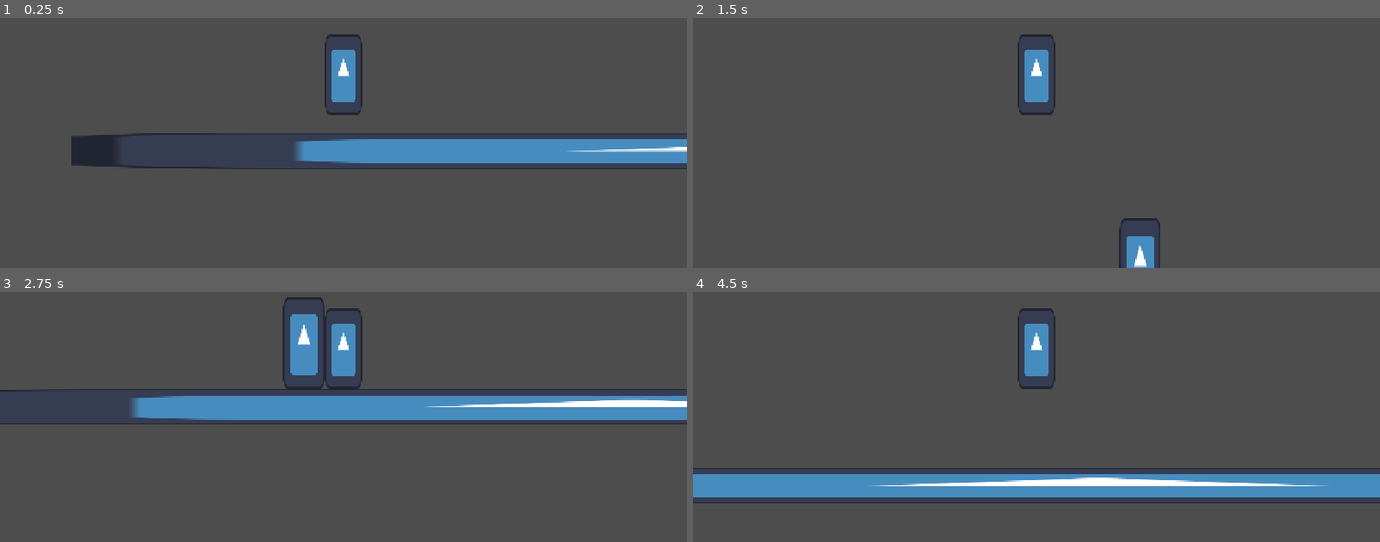
Above: before the commit, frames 1-4 (two rows, left to right).
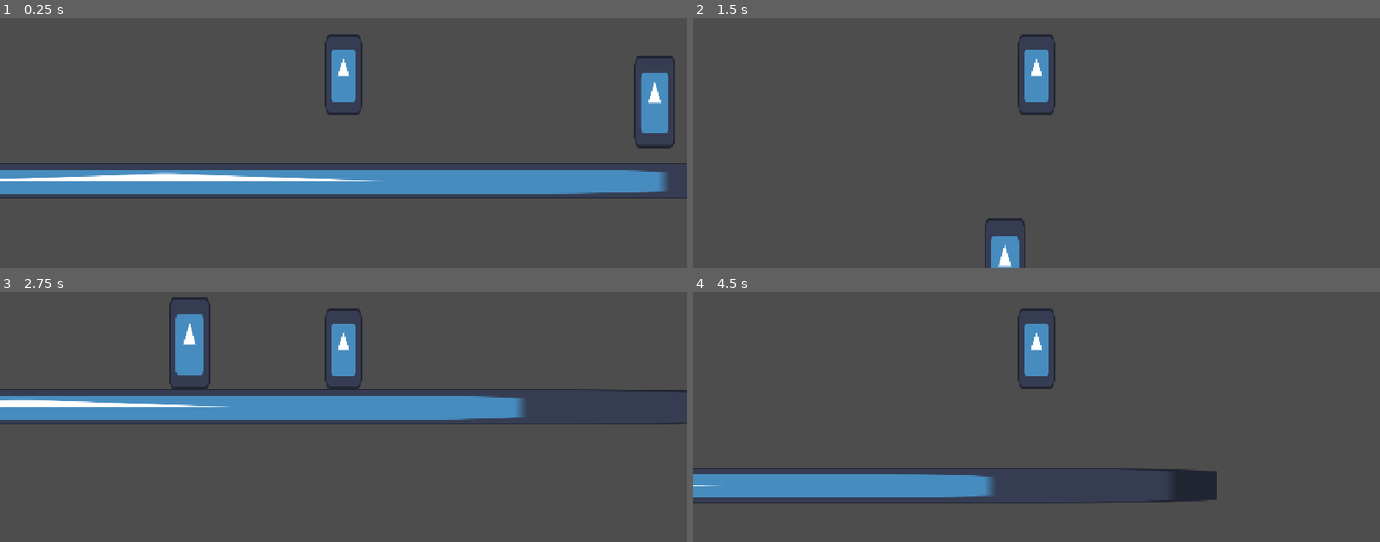
Above: after the commit, the same moments.

Repository: maurobarroslista01-bit/examen_godot
Game: Godot game, scene res://node_2d.tscn
Two runs of this game, one before a commit and one after it. Both use one fixed random seed, a clock stepped at 60 frames per second and the inputs below. The engine's default icon, where the game draws it, is replaced by a stand-in: a white triangle on a blue panel in a dark square.
Inputs:
- Up to frame 1 (0.25 s): no input
- Up to frame 2 (1.5 s): hold Right (ui_right) from 0.53 s (still down); tap Up (ui_up) at 0.77 s
- Up to frame 3 (2.75 s): tap Up (ui_up) at 1.52 s; release Right (ui_right) at 2.03 s; hold Left (ui_left) from 2.03 s (still down)
- Up to frame 4 (4.5 s): release Left (ui_left) at 2.78 s; hold Right (ui_right) 2.78-4.28 s; tap Up (ui_up) at 3.02, 3.77 s; tap Enter at 4.25 s; hold Left (ui_left) from 4.28 s (still down)

The runs differ from the first frame. In frame 1, 18% of the frame differs, in the area x 0-100%, y 15-73%; in frame 2, 1.3%; in frame 3, 7.5%; in frame 4, 6.1%.

Commit message:
Examen correccion enemigo

Diff:
--- a/character_body_2d.gd
+++ b/character_body_2d.gd
@@ -1,5 +1,4 @@
 extends CharacterBody2D
-
 
 const SPEED = 300.0
 const JUMP_VELOCITY = -800.0
--- a/enemigo.gd
+++ b/enemigo.gd
@@ -14,7 +14,9 @@
 
 	if $RayCast2D.is_colliding():
 		velocity.x = SPEED * (-2)
+	else:
+		velocity.x = SPEED * (-1)
 	move_and_slide()
 
-func _on_area_superior_body_entered(body: CharacterBody2D) -> void:
+func _on_area_superior_body_entered(body: Node2D) -> void:
 	queue_free()
--- a/node_2d.tscn
+++ b/node_2d.tscn
@@ -33,7 +33,7 @@
 texture = ExtResource("1_0e48y")
 
 [node name="CharacterBody2D" type="CharacterBody2D" parent="." unique_id=475459423]
-position = Vector2(-754, 67)
+position = Vector2(304, 16)
 script = ExtResource("2_epypp")
 
 [node name="Sprite2D" type="Sprite2D" parent="CharacterBody2D" unique_id=1612844962]
@@ -46,7 +46,7 @@
 [node name="Camera2D" type="Camera2D" parent="CharacterBody2D" unique_id=532407133]
 
 [node name="Enemigo" type="CharacterBody2D" parent="." unique_id=1120407916]
-position = Vector2(5, 55)
+position = Vector2(876, 61)
 script = ExtResource("3_epypp")
 
 [node name="Sprite2D" type="Sprite2D" parent="Enemigo" unique_id=492527109]
